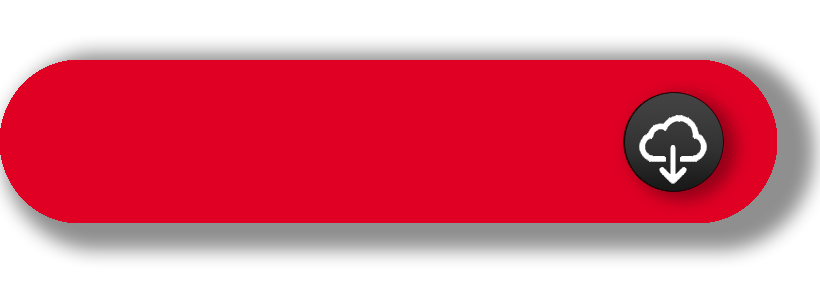
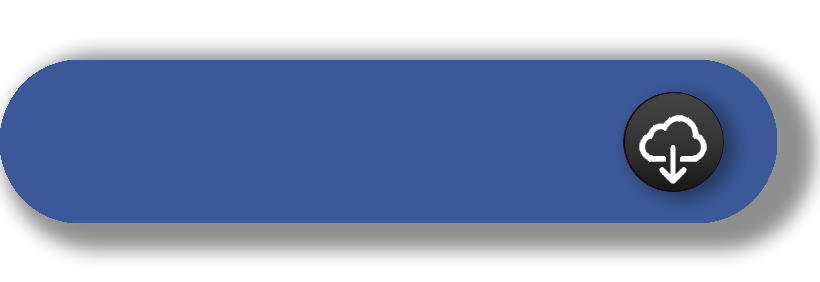
Comparing the layer stacks of the two 820x282 images. Changes:
added layer "Layer 5" above "Layer 4" over [0, 60, 777, 223]
